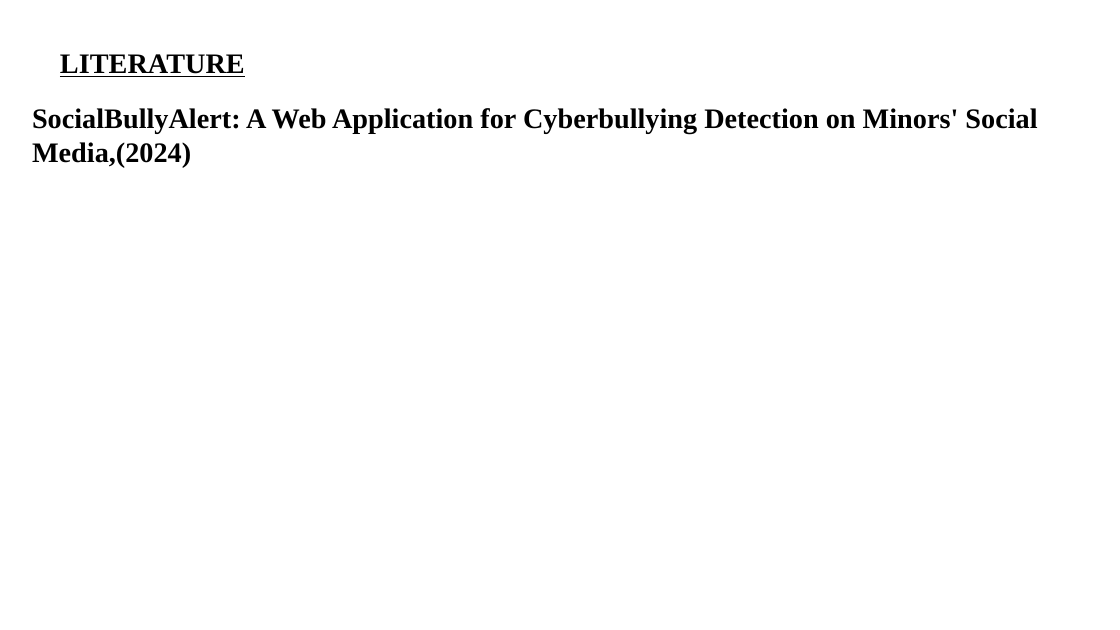
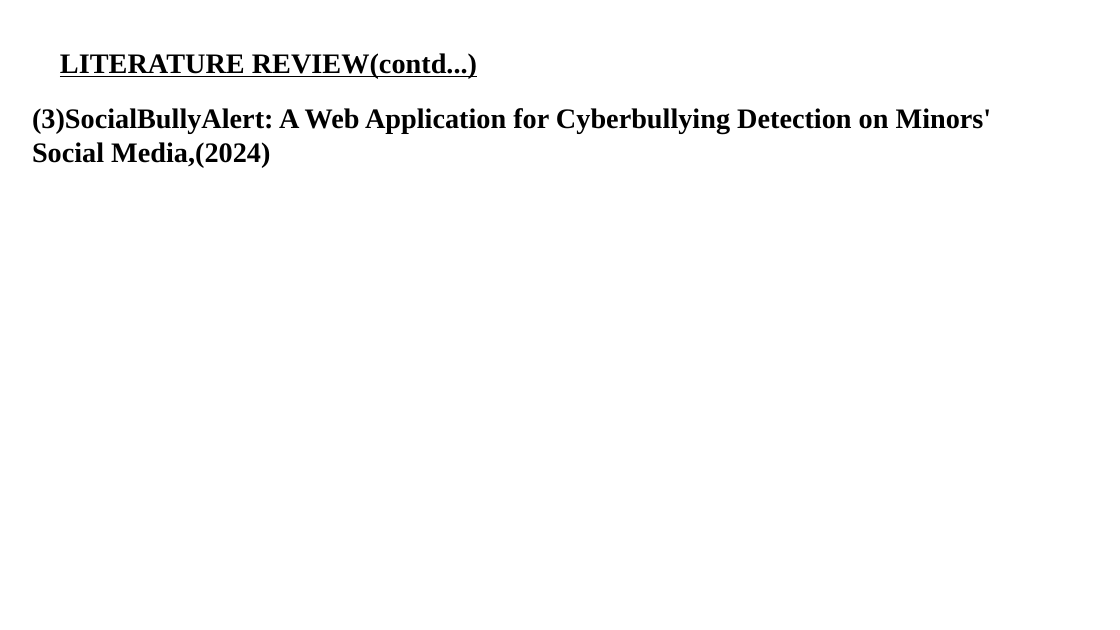
Before and after one commit to ihsanul1234/mini_project_ppt, a slide deck: slide 9 of 14.pptx. Drawn at 1120x630 pixels with LibreOffice and Linux fonts; fonts in the diff are those of the drawing. Boxes give left, top, right and bottom in pixels: in the first picture for what was removed or moved away, otherwise in the second. Text is boxed around its words. In the diff, an @@ line names an element or a change of style, - is before the commit and + after.

```diff
--- a/14.pptx
+++ b/14.pptx
@@ title at (60,53,477,78): text changed @@
-LITERATURE
+LITERATURE REVIEW(contd...)
@@ text at (32,108,992,167): text changed @@
-SocialBullyAlert: A Web Application for Cyberbullying Detection on Minors' Social Media,(2024)
+(3)SocialBullyAlert: A Web Application for Cyberbullying Detection on Minors' Social Media,(2024)
```
Also in this commit, not shown: 1 other slide changed, 1 other file.
